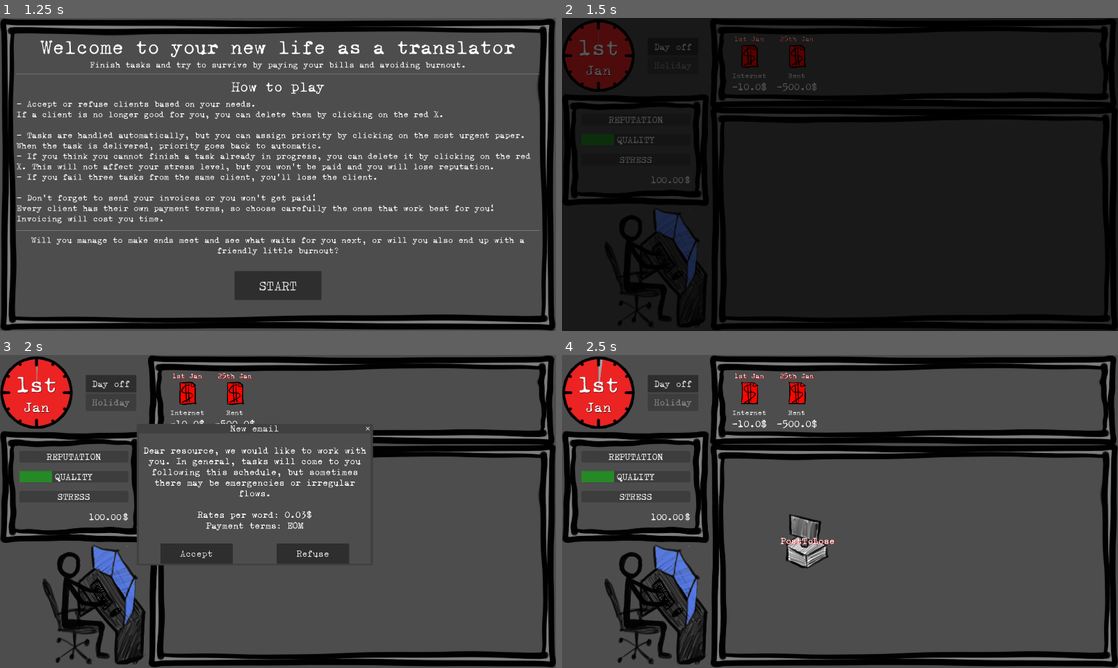
Above: before the commit, frames 1-4 (two rows, left to right).
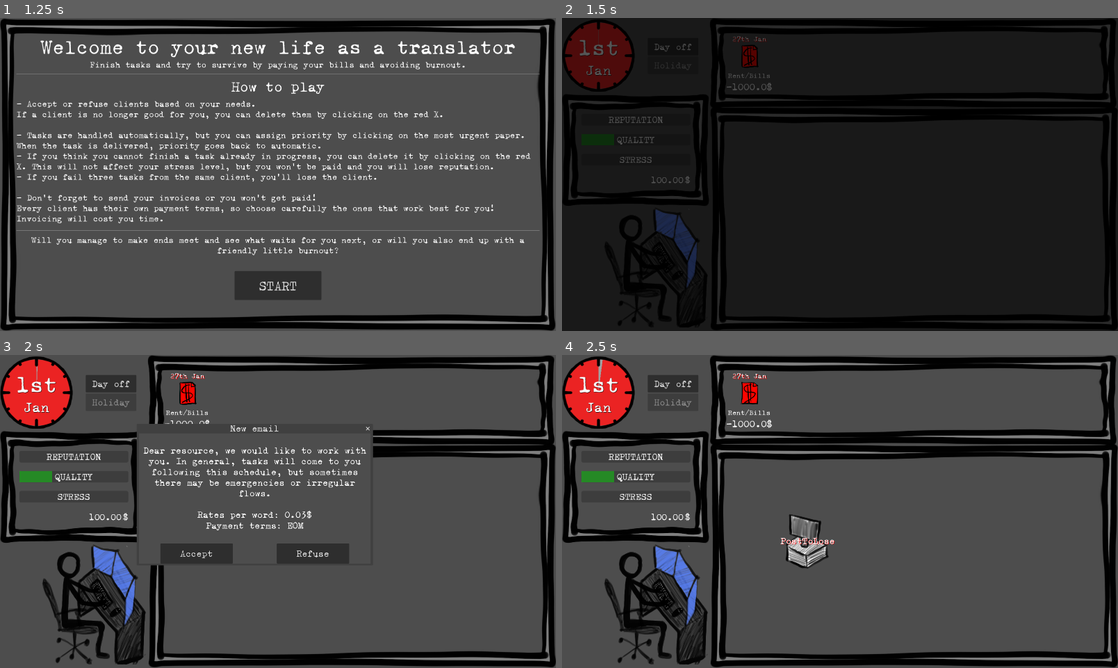
Above: after the commit, the same moments.

Repository: ildede/game-off-2025
Game: Godot game, scene res://scenes/game/screens/splash_screen/splash.tscn
Two runs of this game, one before a commit and one after it. Both use one fixed random seed, a clock stepped at 60 frames per second and the inputs below.
Inputs:
- Up to frame 1 (1.25 s): click "LET'S GO!" at 0.5 s
- Up to frame 2 (1.5 s): click "START" at 1.25 s
- Up to frame 3 (2 s): no input
- Up to frame 4 (2.5 s): click "Accept" at 2 s

Frame 1 is identical in both runs. In frame 2, 0.4% of the frame differs, in the area x 29-46%, y 5-24%; in frame 3, 0.5%; in frame 4, 0.6%.

Commit message:
feat: add events list with random spawn

Diff:
--- a/autoloads/client_data.gd
+++ b/autoloads/client_data.gd
@@ -2,6 +2,7 @@
 
 var clients_data: Array[Models.ClientObject]
 var bills_data: Array[Models.BillObject]
+var events_data: Array[Models.EventObject]
 
 func _ready() -> void:
 	print("[CLIENT_DATA] ready")
@@ -18,6 +19,8 @@
 				clients_data.append(dictionary_to_client(obj))
 			for obj in data["bills"]:
 				bills_data.append(dictionary_to_bill(obj))
+			for obj in data["events"]:
+				events_data.append(dictionary_to_event(obj))
 		else:
 			push_error("JSON Parse Error: ", json.get_error_message())
 	else:
@@ -28,6 +31,21 @@
 		return create_fallback_client()
 
 	return clients_data[randi() % clients_data.size()]
+
+func get_random_event() -> Models.EventObject:
+	if events_data.is_empty():
+		return create_fallback_event()
+
+	return events_data.filter(func(e):return e.can_spawn).pick_random()
+
+func create_fallback_event() -> Models.EventObject:
+	var fallback_event = Models.EventObject.new()
+	fallback_event.id = randi()
+	fallback_event.name = "Routine Work"
+	fallback_event.description = "Standard translation tasks keep you busy. Nothing extraordinary, just steady progress."
+	fallback_event.can_spawn = true
+
+	return fallback_event
 
 func create_fallback_client() -> Models.ClientObject:
 	var fallback_client = Models.ClientObject.new()
@@ -130,3 +148,12 @@
 	bill.recurring = obj_in.get("recurring")
 
 	return bill
+
+func dictionary_to_event(obj_in: Dictionary) -> Models.EventObject:
+	var event = Models.EventObject.new()
+	event.id = obj_in.get("id")
+	event.name = obj_in.get("name")
+	event.description = obj_in.get("description")
+	event.can_spawn = obj_in.get("can_spawn")
+
+	return event
--- a/autoloads/models.gd
+++ b/autoloads/models.gd
@@ -152,3 +152,9 @@
 	var due_day: int
 	var next_payment_day: int
 	var recurring: bool
+
+class EventObject:
+	var id: int
+	var name: String
+	var description: String
+	var can_spawn: bool
--- a/data/game_data.json
+++ b/data/game_data.json
@@ -1420,17 +1420,240 @@
   "bills": [
     {
       "id": 1,
-      "name": "Internet",
-      "amount": 10.0,
-      "due_day": 1,
+      "name": "Rent/Bills",
+      "amount": 1000.0,
+      "due_day": 27,
       "recurring": true
+    }
+  ],
+  "events": [
+    {
+      "id": 1,
+      "name": "CLUMSY-FILHIMBOOSTIER",
+      "description": "Your creative translations make you lose a client.",
+      "can_spawn": false
     },
     {
       "id": 2,
-      "name": "Rent",
-      "amount": 500.0,
-      "due_day": 25,
-      "recurring": true
+      "name": "0.05 + VAT",
+      "description": "Your reputation doubles and you get more clients, but your money is halved for the whole run.",
+      "can_spawn": false
+    },
+    {
+      "id": 3,
+      "name": "SCHOOL OF LOC",
+      "description": "You earn 0.015 per word passively by exploiting your ex-students.",
+      "can_spawn": false
+    },
+    {
+      "id": 4,
+      "name": "WORDY RAPPINGHOOD",
+      "description": "Today you feel swag: you can process up to 10k words.",
+      "can_spawn": false
+    },
+    {
+      "id": 5,
+      "name": "NIGHTMARE FUEL",
+      "description": "Surprise, surprise: the text is in rhyme! So now you’ll spend twice the time.",
+      "can_spawn":  false
+    },
+    {
+      "id": 6,
+      "name": "FREE DRINKS AT THE SWISS BOOTH (only during gamescom)",
+      "description": "+3 reputation, but for the next 10 seconds you are drunk (you see twice as many tasks, but only half of them are real).",
+      "can_spawn":  false
+    },
+    {
+      "id": 7,
+      "name": "MTPEEEEEW",
+      "description": "The revision task was actually post-editing in disguise. You spend double time but get the same pay.",
+      "can_spawn":  false
+    },
+    {
+      "id": 8,
+      "name": "RESISTANCE IS FUTILE",
+      "description": "A random client is suddenly acquired by Q-worse and from now it pays you -50%",
+      "can_spawn":  false
+    },
+    {
+      "id": 9,
+      "name": "TUTTY FUZZY",
+      "description": "A new fuzzy grid just dropped, you earn -33% for the task.",
+      "can_spawn":  false
+    },
+    {
+      "id": 10,
+      "name": "WORKING AT BULL SPEED",
+      "description": "Energy drinks boost your speed but take a toll on your health, increasing your chances of getting sick.",
+      "can_spawn":  false
+    },
+    {
+      "id": 11,
+      "name": "VARIABLE REX",
+      "description": "You learn RegEx and your productivity goes up. (lose some time)",
+      "can_spawn":  false
+    },
+    {
+      "id": 12,
+      "name": "BENEVOLENT REX",
+      "description": "Your colleague helps you with RegEx formulas, you get a productivity boost.",
+      "can_spawn":  false
+    },
+    {
+      "id": 13,
+      "name": "MORE THAN NATIVE",
+      "description": "You type twice as fast.",
+      "can_spawn":  false
+    },
+    {
+      "id": 14,
+      "name": "I'VE SEEN THINGS YOU PEOPLE WOULDN’T BELIEVE",
+      "description": "The client asked ChatGPT to check your text. You lose one turn replying to useless comments.",
+      "can_spawn":  false
+    },
+    {
+      "id": 15,
+      "name": "ROCK THE CASTAH",
+      "description": "You spend some time chatting with your close colleagues. Stress is partially restored.",
+      "can_spawn":  false
+    },
+    {
+      "id": 16,
+      "name": "CAT ON THE KEYBOARD",
+      "description": "You write many words per minute, but quality is 100% random.",
+      "can_spawn":  false
+    },
+    {
+      "id": 17,
+      "name": "DOG DUTY",
+      "description": "You earn nothing for X seconds but recover mental health.",
+      "can_spawn":  false
+    },
+    {
+      "id": 18,
+      "name": "TRANSLATOR'S BEST FRIEND",
+      "description": "You spend some time with your pet and recover some stress.",
+      "can_spawn":  false
+    },
+    {
+      "id": 19,
+      "name": "YOUR PARTNER IS A DEV",
+      "description": "Your lovely partner creates your website. You save money, you gain reputation and recover some stress.(spawn rate molto bassa)",
+      "can_spawn":  false
+    },
+    {
+      "id": 20,
+      "name": "YOU WEREN’T WORKING, RIGHT?",
+      "description": "Your mother keeps you on the phone for 30 minutes in the middle of a task. (in alcuni casi può triggerare la seguente)",
+      "can_spawn":  false
+    },
+    {
+      "id": 21,
+      "name": "NEED FOR SPID",
+      "description": "Your mother needs assistance with bureaucracy and IT stuff. The 30 minutes become 1 hour.",
+      "can_spawn":  false
+    },
+    {
+      "id": 22,
+      "name": "PET TAX",
+      "description": "You gain reputation by sending one client cute photos of your pet.",
+      "can_spawn":  false
+    },
+    {
+      "id": 23,
+      "name": "FAST AS LIGHTNING",
+      "description": "You install fast fiber and your productivity goes up.",
+      "can_spawn":  false
+    },
+    {
+      "id": 24,
+      "name": "WORK FOR EXPOSURE",
+      "description": "The client asks you to cut your rate for a very big and prestigious project. Stress and reputation go up. You earn less money.",
+      "can_spawn":  false
+    },
+    {
+      "id": 25,
+      "name": "CLOCKWORK ORANGE KEYBOARD",
+      "description": "You boost your productivity for today, but waste time arguing with neighbors who knock on your door to complain about the noise.",
+      "can_spawn":  false
+    },
+    {
+      "id": 26,
+      "name": "MONEY MAKING MONEY TAKING",
+      "description": "A payment of $X has not been paid for over two months. Do you want to pay $X to hire a lawyer to scare the client and get your payment in 3 months?",
+      "can_spawn":  false
+    },
+    {
+      "id": 27,
+      "name": "GHOSTIN’ & SHAMELESS",
+      "description": "Without warning, one of your clients stops sending you tasks for an indefinite period.",
+      "can_spawn":  false
+    },
+    {
+      "id": 28,
+      "name": "SHEET, I’LL MISS MY DEADLINE!",
+      "description": "The client’s responses to the query sheet have arrived, you need to implement them immediately. (-x minutes, no money)",
+      "can_spawn":  false
+    },
+    {
+      "id": 29,
+      "name": "HONEY, I SCRAMBLED THE KIT",
+      "description": "The localization kit is completely disorganized, so you end up spending one and a half times more time.",
+      "can_spawn":  false
+    },
+    {
+      "id": 30,
+      "name": "MINIMUM FEE",
+      "description": "One client agrees to pay you $10 for all tasks under $10.",
+      "can_spawn":  false
+    },
+    {
+      "id": 31,
+      "name": "CUT TOOL",
+      "description": "Your localization tool’s server is down. You lose time and your stress increases.",
+      "can_spawn":  false
+    },
+    {
+      "id": 32,
+      "name": "WHAM! BAM! IT’S IN! THE SPAM!",
+      "description": "The client’s email went to spam. You lose reputation for not replying. They’re definitely not enjoying what you do.",
+      "can_spawn":  false
+    },
+    {
+      "id": 33,
+      "name": "TOO MANY TOOLS WILL SPOIL THEM BOTH",
+      "description": "You forgot to open Slack, Teams, Discord, Skype, whatnot. You lose reputation, and one client stops sending you tasks for two weeks.",
+      "can_spawn":  false
+    },
+    {
+      "id": 34,
+      "name": "NON DISCLOSURE DISAGREEMENT",
+      "description": "The big client with the prestigious project didn’t include you in the credits. You can’t mention the game, and you don’t gain the promised reputation.",
+      "can_spawn":  false
+    },
+    {
+      "id": 35,
+      "name": "WEEKDAY HIGH FEVER",
+      "description": "You have a fever. You can keep working and sacrifice your health, or you can rest and miss your deadlines.",
+      "can_spawn":  false
+    },
+    {
+      "id": 36,
+      "name": "THE GREEDS OF SEPARATION",
+      "description": "You discover that one of your clients is also a client of another client of yours. You have to drop them due to a conflict of interest.",
+      "can_spawn":  false
+    },
+    {
+      "id": 37,
+      "name": "PONZI SCHEME",
+      "description": "You can subcontract some tasks. You earn $X in a continuous stream, even while filling out invoices. Stress doesn’t increase, but the pay is meager. (decidere se aggiungere tasto “subappalta” ad alcuni task.",
+      "can_spawn":  false
+    },
+    {
+      "id": 38,
+      "name": "DID YOU TRY TURNING IT OFF AND ON?",
+      "description": "Today your connection is acting up. You are forced to work from an internet café. Your productivity is halved.",
+      "can_spawn":  false
     }
   ]
 }
--- a/scenes/game/screens/main_screen/main.gd
+++ b/scenes/game/screens/main_screen/main.gd
@@ -58,9 +58,18 @@
 
 func handle_spawn_random_event() -> void:
 	print("[MAIN] handle_spawn_random_event")
-	var client_info = ClientData.get_random_client()
-	if not active_clients.has(client_info.id):
+	if active_clients.is_empty():
+		var client_info = ClientData.get_random_client()
 		open_popup_message_for_new_client(client_info)
+	else:
+		if randf() < 0.6:
+			var event_info = ClientData.get_random_event()
+			if event_info:
+				open_popup_message_for_new_event(event_info)
+		else:
+			var client_info = ClientData.get_random_client()
+			if not active_clients.has(client_info.id):
+				open_popup_message_for_new_client(client_info)
 
 func handle_spawn_tasks() -> void:
 	print("[MAIN] handle_spawn_tasks")
@@ -180,6 +189,23 @@
 
 	$CustomPopupMessage.show_popup(popup_data)
 
+func open_popup_message_for_new_event(event: Models.EventObject) -> void:
+	get_tree().paused = true
+	var popup_data = CustomizablePopupMessage.PopupData.new()
+	popup_data.title = event.name
+	var message_lines: Array[String] = [event.description]
+	popup_data.lines = message_lines
+
+	var btns: Array[CustomizablePopupMessage.PopupButton] = []
+	popup_data.buttons = btns
+
+	popup_data.on_close = func():
+		$EventSpawner.start(Config.SECONDS_BETWEEN_EVENTS)
+		get_tree().paused = false
+
+	$CustomPopupMessage.show_popup(popup_data)
+
+
 func add_new_task_to_scene(client_id: int, task_info: Models.TaskObject) -> void:
 	var task_instance: Task = task_scene.instantiate()
 	var ongoing_task = Models.OngoingTask.new(client_id, task_info)
